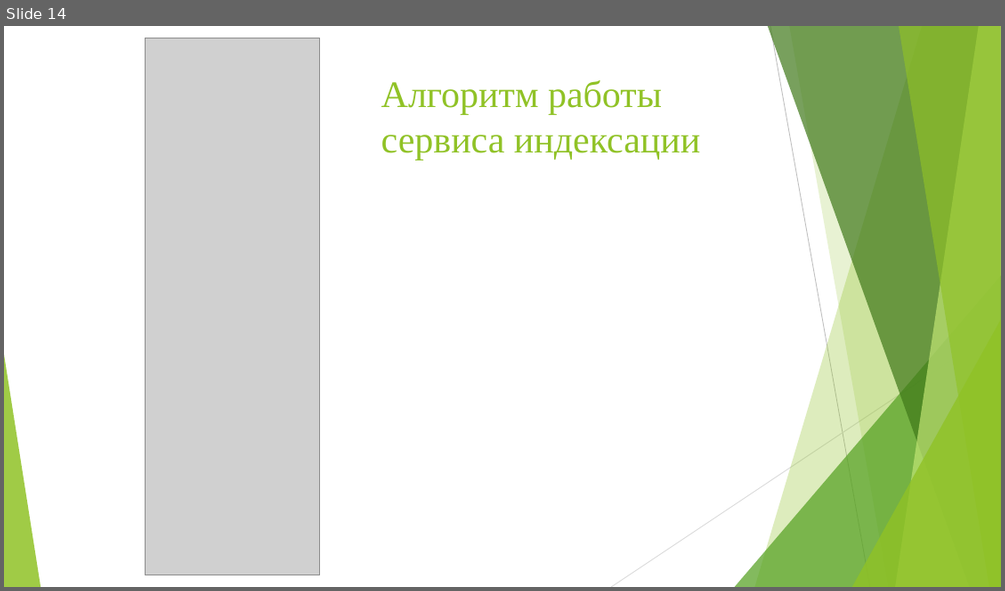
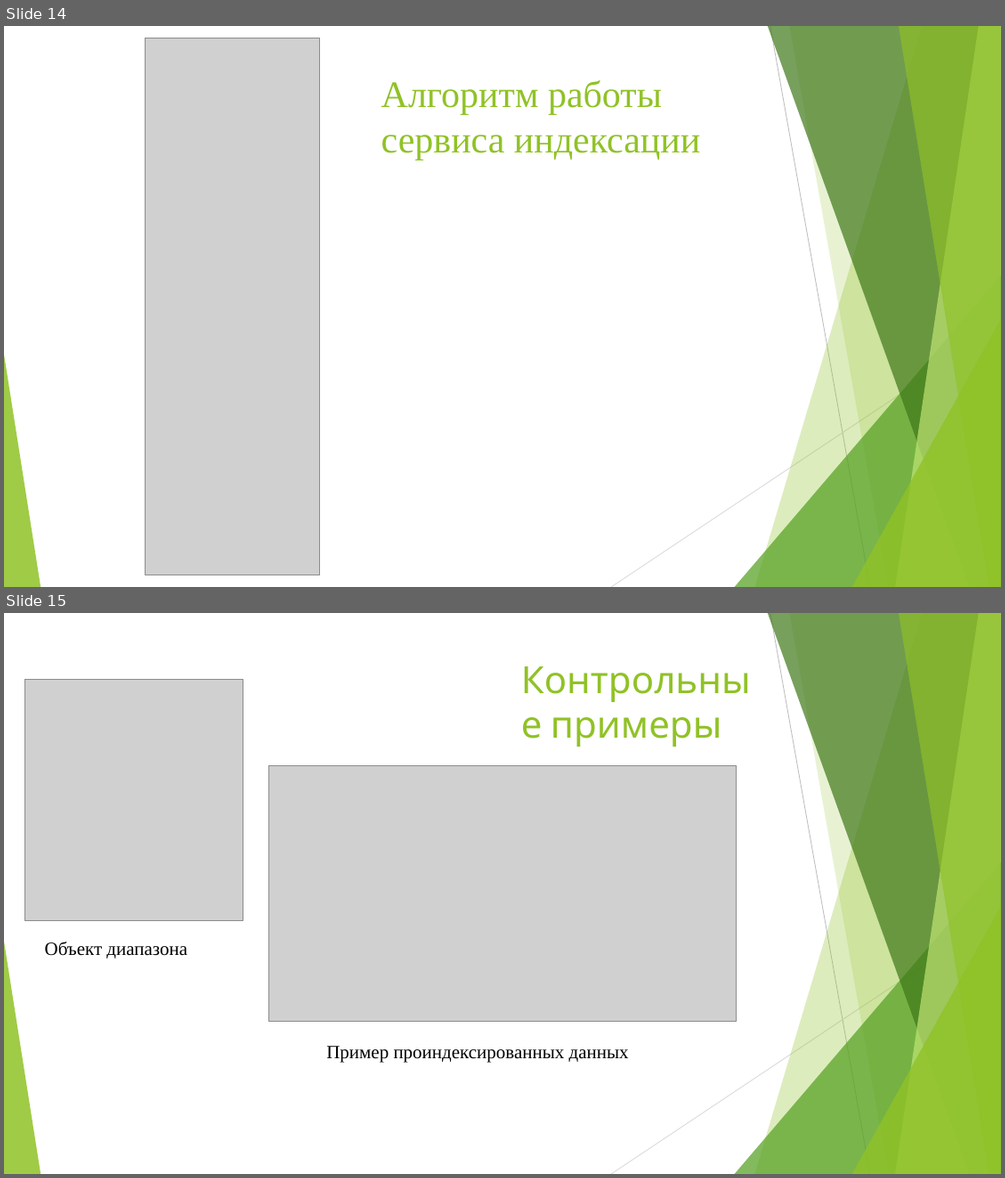
Before and after one commit to Aregore/diplom_suka, a slide deck: славок/презентация.pptx. Shown one above the other, each under a label of ours: slide 14 before the commit, slides 14 and 15 after it. The pictures are 1005x591 and 1005x1178 pixels, drawn with LibreOffice and Linux fonts; fonts in the diff are those of the drawing; grey boxes stand for pictures. Boxes give left, top, right and bottom in pixels: in the first picture for what was removed or moved away, otherwise in the second. Text is boxed around its words. In the diff, an @@ line names an element or a change of style, - is before the commit and + after.

Commit message:
fix presentation

```diff
--- a/славок/презентация.pptx
+++ b/славок/презентация.pptx
@@ slide 15 added at (x1=4, y1=613, x2=1001, y2=1174), background #FFFFFF; not listed: 10 template elements that a slide beside it also shows @@
@@ picture added at (x1=25, y1=680, x2=243, y2=920) @@
@@ title added at (x1=550, y1=717, x2=722, y2=747), 36 pt, text #90C226 @@
+Контрольные примеры
@@ picture added at (x1=268, y1=765, x2=736, y2=1022) @@
@@ text added at (x1=45, y1=941, x2=187, y2=958), 18 pt, text #000000 @@
+Объект диапазона
@@ text added at (x1=326, y1=1046, x2=629, y2=1062), 18 pt, text #000000 @@
+Пример проиндексированных данных
```
Also in this commit, not shown: 1 other slide added, 1 slide removed, 1 other file.
